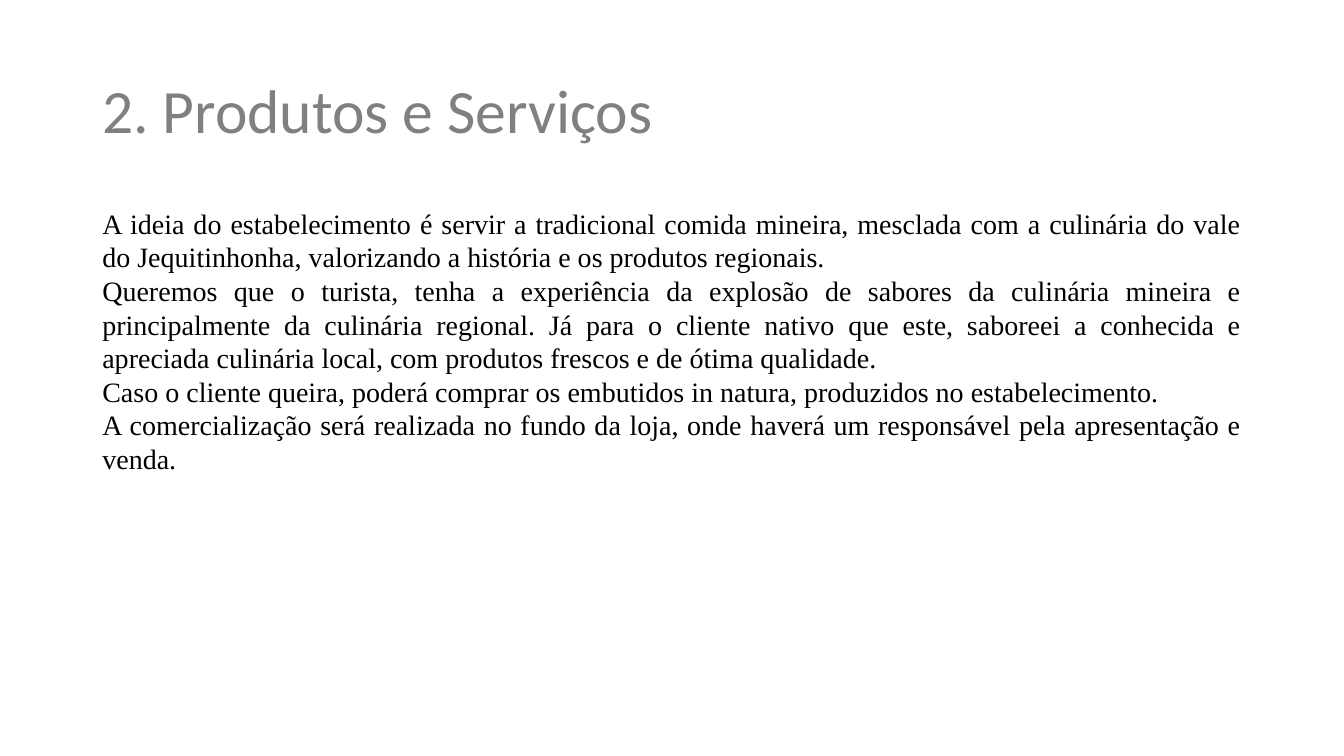
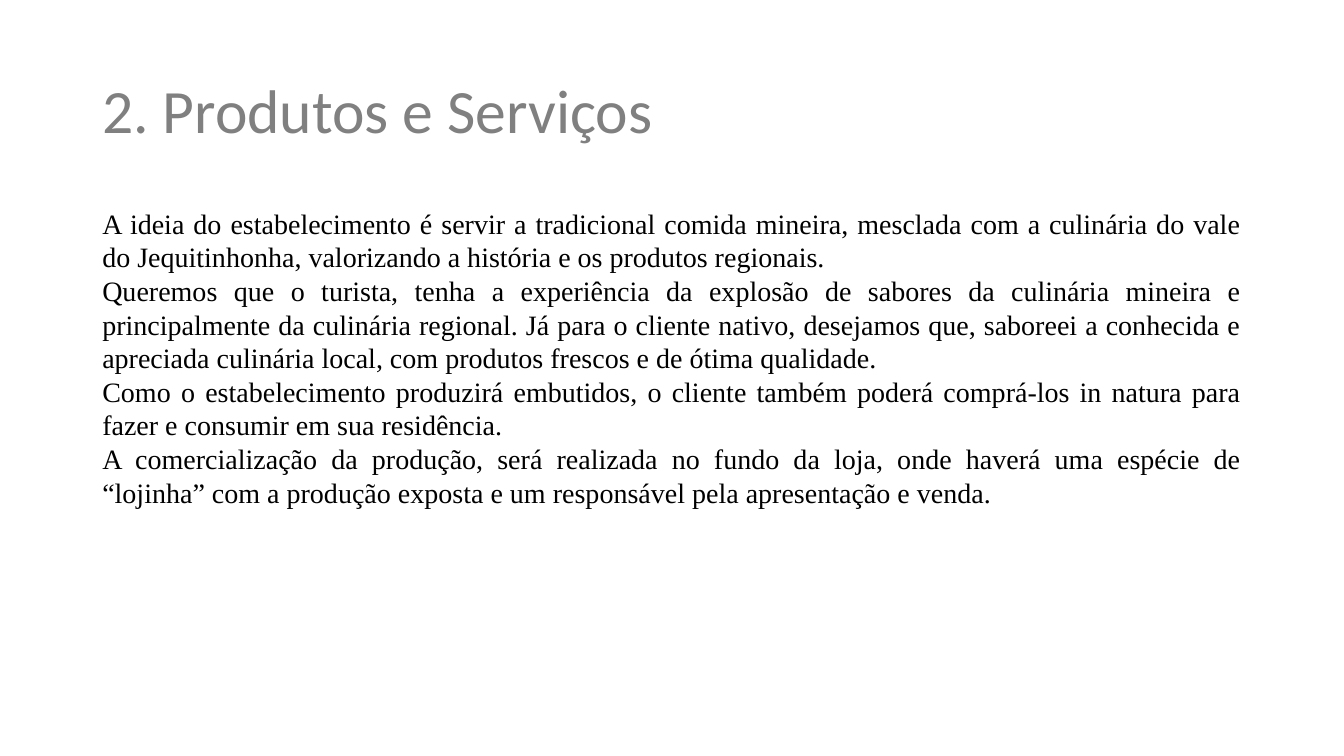
Before and after one commit to renatomarcio18081971/trabalhodeconclusao, a slide deck: slide 5 of plano-de-negocios-restaurante-tioto.pptx. Drawn at 1344x756 pixels with LibreOffice and Linux fonts; fonts in the diff are those of the drawing; background and template pictures are left out. Boxes give left, top, right and bottom in pixels: in the first picture for what was removed or moved away, otherwise in the second. Text is boxed around its words. In the diff, an @@ line names an element or a change of style, - is before the commit and + after.

Commit message:
finalizado produtos e servicos

```diff
--- a/plano-de-negocios-restaurante-tioto.pptx
+++ b/plano-de-negocios-restaurante-tioto.pptx
@@ text at (x1=102, y1=281, x2=1240, y2=508): text changed @@
-Queremos que o turista, tenha a experiência da explosão de sabores da culinária mineira e principalmente da culinária regional. Já para o cliente nativo que este, saboreei a conhecida e apreciada culinária local, com produtos frescos e de ótima qualidade.
-Caso o cliente queira, poderá comprar os embutidos in natura, produzidos no estabelecimento.
-A comercialização será realizada no fundo da loja, onde haverá um responsável pela apresentação e venda.
+Queremos que o turista, tenha a experiência da explosão de sabores da culinária mineira e principalmente da culinária regional. Já para o cliente nativo, desejamos que, saboreei a conhecida e apreciada culinária local, com produtos frescos e de ótima qualidade.
+Como o estabelecimento produzirá embutidos, o cliente também poderá comprá-los in natura para fazer e consumir em sua residência.
+A comercialização da produção, será realizada no fundo da loja, onde haverá uma espécie de “lojinha” com a produção exposta e um responsável pela apresentação e venda.
```
Also in this commit, not shown: 4 other slides changed.
